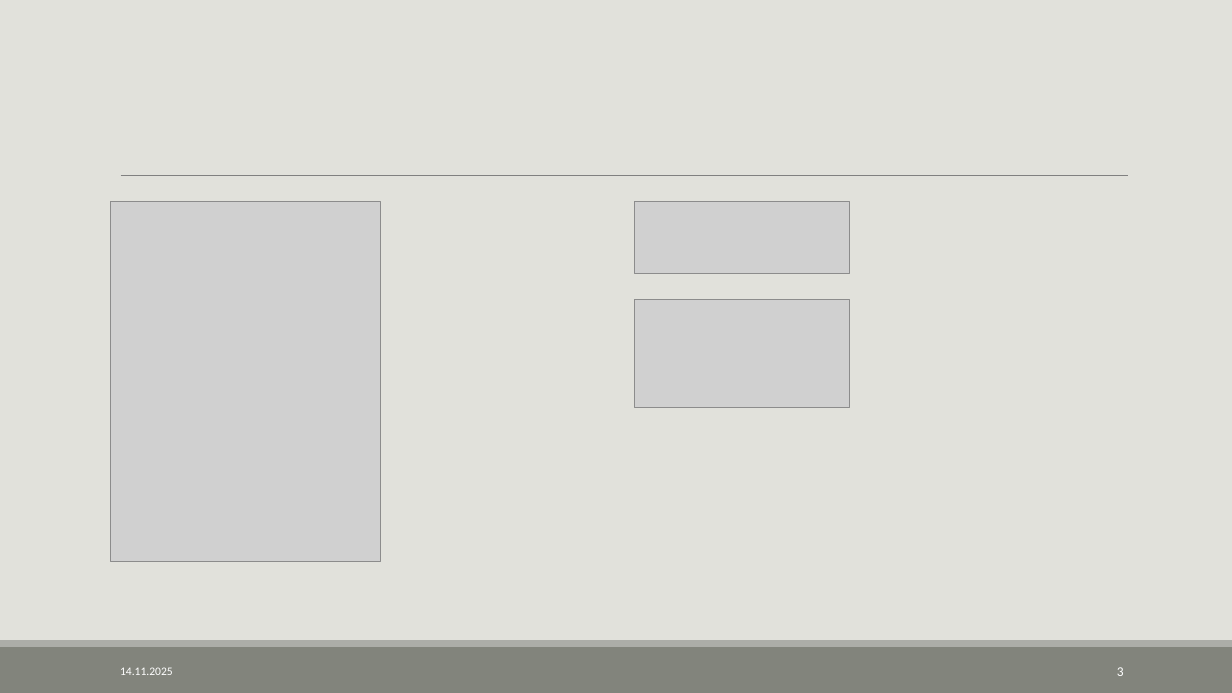
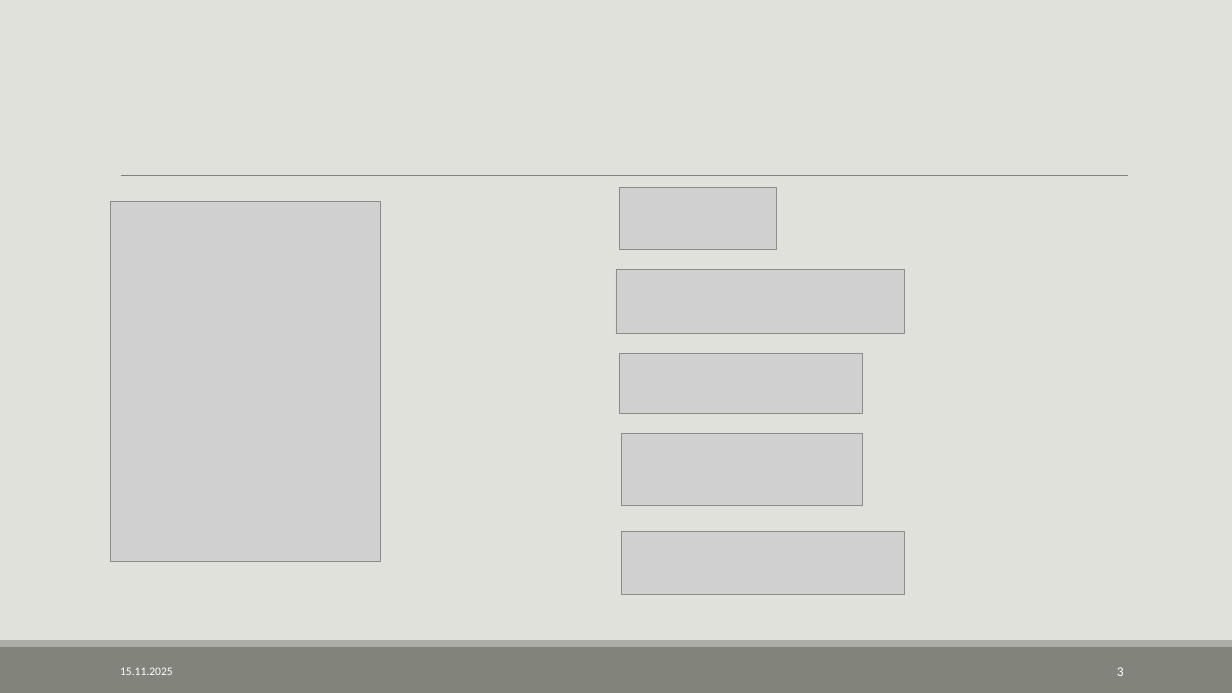
Before and after one commit to AVKazmirchuk/SearchEngine, a slide deck: slide 3 of presentation/защита.pptx. Drawn at 1232x693 pixels with LibreOffice and Linux fonts; fonts in the diff are those of the drawing; grey boxes stand for pictures. Boxes give left, top, right and bottom in pixels: in the first picture for what was removed or moved away, otherwise in the second. Text is boxed around its words. In the diff, an @@ line names an element or a change of style, - is before the commit and + after.

```diff
--- a/presentation/защита.pptx
+++ b/presentation/защита.pptx
@@ picture added at [619,188,776,250] @@
@@ picture removed at [635,201,850,274] @@
@@ picture added at [616,270,905,335] @@
@@ picture removed at [635,299,850,408] @@
@@ picture added at [619,354,863,414] @@
@@ picture added at [622,433,863,506] @@
@@ picture added at [622,531,905,594] @@
@@ text at [120,667,173,675]: text changed @@
-14.11.2025
+15.11.2025
```
Also in this commit, not shown: 14 other slides changed, 3 slides added, 13 other files.
